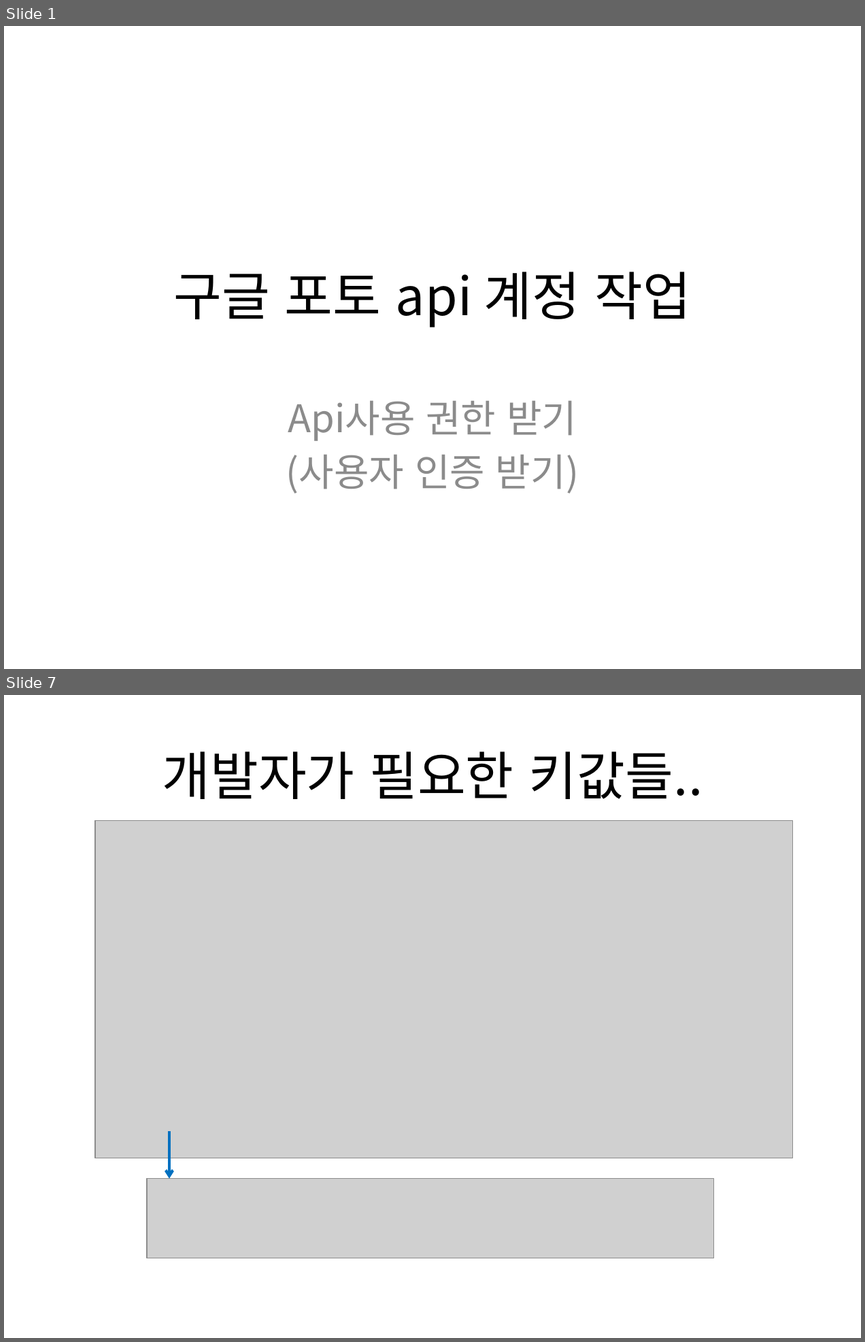
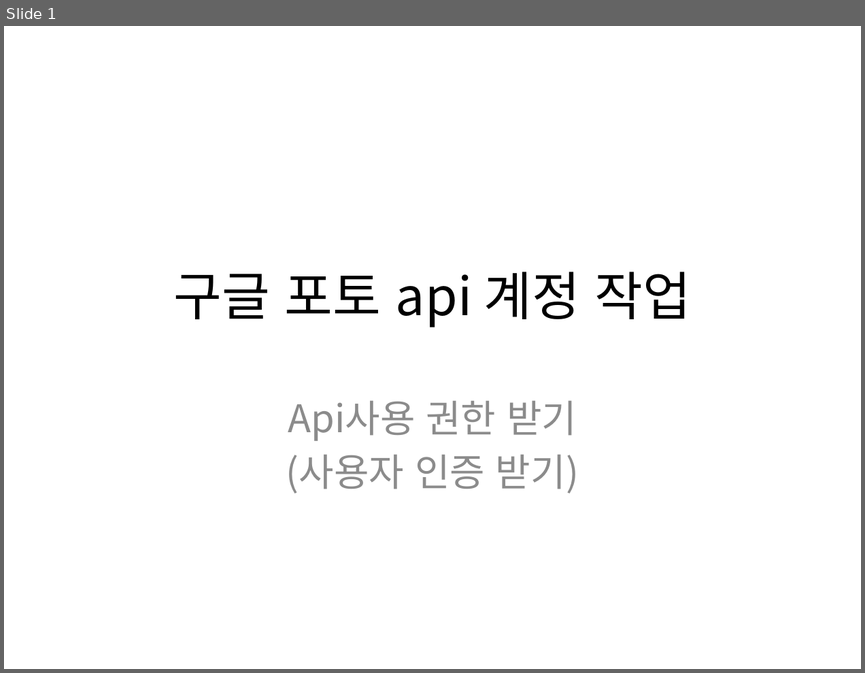
Before and after one commit to zzingyuna/test_site.github.io, a slide deck: image/get_google_api_account.pptx. Shown one above the other, each under a label of ours: slides 1 and 7 before the commit, slide 1 after it; the slides between them are not shown. The pictures are 865x1342 and 865x673 pixels, drawn with LibreOffice and Linux fonts; fonts in the diff are those of the drawing; grey boxes stand for pictures. Boxes give left, top, right and bottom in pixels: in the first picture for what was removed or moved away, otherwise in the second. Text is boxed around its words. In the diff, an @@ line names an element or a change of style, - is before the commit and + after.

```diff
--- a/image/get_google_api_account.pptx
+++ b/image/get_google_api_account.pptx
@@ slide 7 removed at (4, 695, 861, 1338), background #FFFFFF @@
@@ title removed at (162, 751, 702, 799) @@
-개발자가 필요한 키값들..
@@ picture removed at (95, 821, 792, 1157) @@
@@ arrow removed from (169, 1131) to (169, 1178) @@
@@ picture removed at (147, 1178, 713, 1258) @@
```
Also in this commit, not shown: 1 slide changed, 12 slides added, 4 other slides removed.
